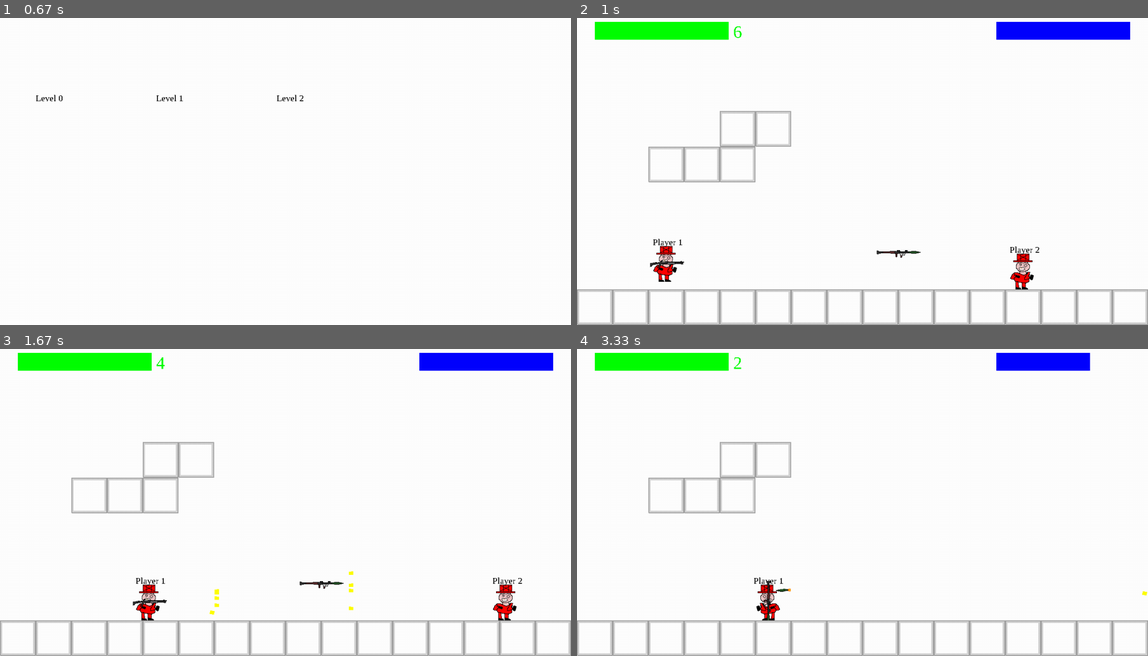
Above: before the commit, frames 1-4 (two rows, left to right).
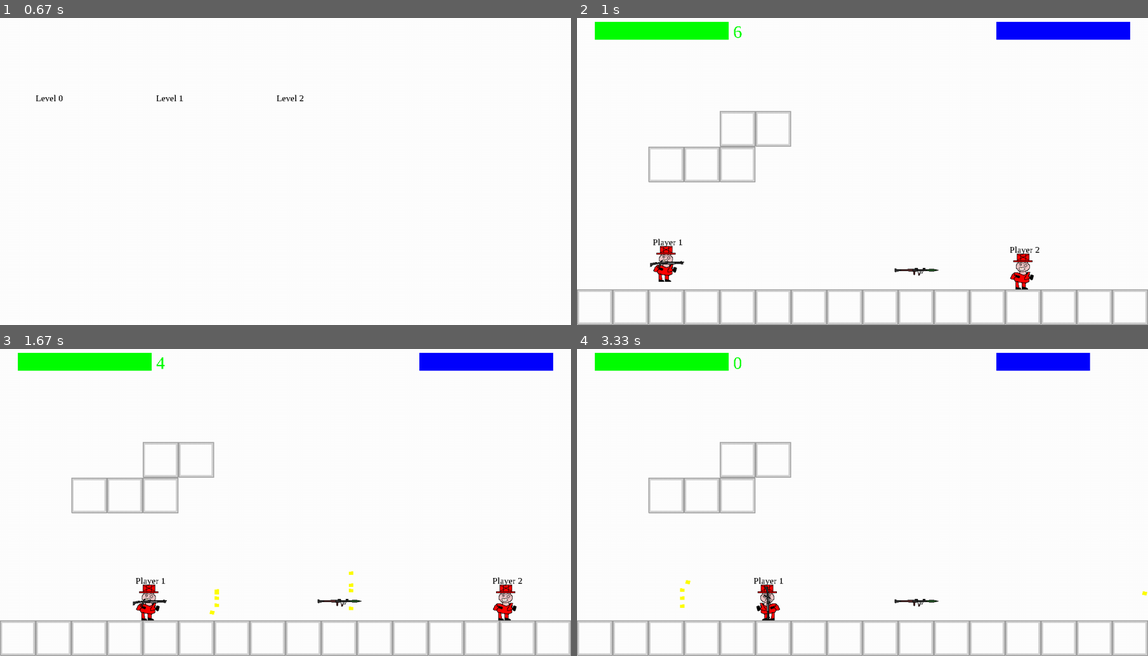
Above: after the commit, the same moments.

Repository: Me07111/Pygame-Platformer
Game: pygame game, started from Code/main.py
The game is run twice, just before and just after one commit, with the same random seed, the same clock (stepped at 60 frames per second) and the same inputs.
Inputs:
- Up to frame 1 (0.67 s): click "Play" at 0.38 s
- Up to frame 2 (1 s): click "Level 1" at 0.72 s
- Up to frame 3 (1.67 s): tap Space at 1, 1.4 s; hold Right from 1.33 s (still down); hold D from 1.33 s (still down)
- Up to frame 4 (3.33 s): tap Space at 1.7, 1.9, 2.23, 2.53, 2.73, 3.03, 3.3 s; release Right at 1.8 s; release D at 1.8 s; hold Up 1.83-2.13 s; hold W 1.83-2.13 s; hold Right 2.17-2.63 s; hold D 2.17-2.63 s; hold Left 2.67-3.2 s; hold A 2.67-3.2 s; hold Down from 3.23 s (still down); hold S from 3.23 s (still down)

Frame 1 is identical in both runs. In frame 2, 0.2% of the frame differs, in the area x 52-64%, y 75-84%; in frame 3, 0.2%; in frame 4, 0.3%, in the area x 18-64%, y 2-89%.

Commit message:
started making resulution scaling

Diff:
--- a/Code/bullet.py
+++ b/Code/bullet.py
@@ -1,8 +1,11 @@
 import pygame
+from config import scaleRect
 class Bullet(pygame.sprite.Sprite):
-    def __init__(self,speed,imagePath,pos,dir,gravityMultiplier,damage):
+    def __init__(self,speed,imagePath,pos,dir,gravityMultiplier,damage,height):
         super().__init__()
-        self.OrigImage = pygame.image.load(imagePath)
+        image = pygame.image.load(imagePath)
+        size = (image.get_rect().width,image.get_rect().height)
+        self.OrigImage = pygame.transform.scale(pygame.image.load(imagePath),scaleRect(height,size))
         self.image = self.OrigImage
         self.rect = self.image.get_rect()
         self.rect.center = pos
--- a/Code/config.py
+++ b/Code/config.py
@@ -8,7 +8,7 @@
     ["o","o","o","o","o","o","o","o","o","o","o","o","o","o","o","o"],
     ["o","o","o","o","o","o","o","o","o","o","o","o","o","o","o","o"],
     ["o","o","o","o","o","o","o","o","o","o","o","o","o","o","o","o"],
-    ["o","o","w2","o","o","o","o","o","o","w1","o","o","P","o","o","o"],
+    ["o","w2","o","o","o","o","o","o","o","w1","o","o","P","o","o","o"],
     ["x","x","x","x","x","x","x","x","x","x","x","x","x","x","x","x"]
     ],
     [
@@ -34,10 +34,6 @@
     ["x","x","x","x","x","x","x","x","x","x","x","x","x","x","x","x"]
     ]
 ]
-
-
-tileWidth = 80
-tileHeight = 80
 
 player1Mappings = [
 pygame.K_a,
@@ -217,3 +213,7 @@
     font = pygame.font.SysFont(fontType,size)
     image = pygame.font.Font.render(font,text,False,color,backGroundColor)
     surface.blit(image,pos)
+
+def scaleRect(height,rect):
+    scaler = height / 720
+    return (rect[0] * scaler, rect[1] * scaler)
--- a/Code/level.py
+++ b/Code/level.py
@@ -1,6 +1,6 @@
 import pygame
 from player import Character
-from config import maps,tileWidth,tileHeight,mappings,weapons
+from config import maps,mappings,weapons
 from platformBase import PlatformBase
 from weapon import Weapon
 from ui import Ui
@@ -153,7 +153,7 @@
         cellWidth = self.width/len(map[0])
         for i, row in enumerate(map):
             for j, cell in enumerate(row):
-                pos = pygame.math.Vector2(j*tileWidth,i*tileHeight)
+                pos = pygame.math.Vector2(j*cellWidth,i*cellHeight)
                 if(cell == "o"):
                     continue
                 elif(cell == "x"):
@@ -161,13 +161,14 @@
                     self.platforms.add(platform)
                 elif(cell == "P"):
                     if(playerAmount + 1 <= self.playerCount):
-                        playerPos = pygame.math.Vector2(pos.x + 40,pos.y + 40)
-                        player = Character(playerPos,self.screen,mappings[playerAmount],f"Player {len(self.players) + 1}")
+                        playerPos = pygame.math.Vector2(pos.x + cellWidth/2,pos.y + cellHeight/2)
+                        player = Character(playerPos,self.screen,mappings[playerAmount],f"Player {len(self.players) + 1}",self.height)
                         self.players.append(player)
                         playerAmount += 1
                 elif(cell[0] == "w"):
                     type = weapons[int(cell[len(cell)-1])]
-                    weapon = Weapon(type[0],type[1],False,pos,type[2],type[3],type[4],type[5],type[6],type[7],type[8],type[9],type[10],type[11],type[12],type[13])
+                    weaponPos = pygame.math.Vector2(pos.x + cellWidth/2,pos.y + cellHeight/2)
+                    weapon = Weapon(type[0],type[1],False,weaponPos,type[2],type[3],type[4],type[5],type[6],type[7],type[8],type[9],type[10],type[11],type[12],type[13],self.height)
                     self.onGroundWeapons.add(weapon)
 
     def closerToZero(self,numberToNegate,negateBy):
--- a/Code/main.py
+++ b/Code/main.py
@@ -4,8 +4,9 @@
 pygame.init()
 pygame.font.init()
 # Set up the drawing window
-width = 1280
-height = 720
+displayInfo = pygame.display.Info()
+width = displayInfo.current_w
+height = displayInfo.current_h
 screen = pygame.display.set_mode([width, height])
 clock = pygame.time.Clock()
 Framerate  = 60
--- a/Code/platformBase.py
+++ b/Code/platformBase.py
@@ -3,6 +3,6 @@
     def __init__(self,InPos,width,height,color,surface):
         super().__init__()
         self.color = color
-        self.image = pygame.image.load("Graphics/Platform.png")
+        self.image = pygame.transform.scale(pygame.image.load("Graphics/Platform.png"),(width,height))
         self.rect = self.image.get_rect()
         self.rect.topleft = InPos
--- a/Code/player.py
+++ b/Code/player.py
@@ -1,7 +1,7 @@
 import pygame
-from config import renderText
+from config import renderText,scaleRect
 class Character(pygame.sprite.Sprite):
-    def __init__(self,InPos,surface,keys,name):
+    def __init__(self,InPos,surface,keys,name,height):
         super().__init__()
         self.direction = pygame.math.Vector2(0,0)
         self.jumpSpeed = 10
@@ -11,7 +11,7 @@
         self.lastJumpTime = -self.jumpDelay
         self.speed = 400
         self.surface = surface
-        self.origImage = pygame.image.load("Graphics\Character.png")
+        self.origImage =pygame.transform.scale(pygame.image.load("Graphics\Character.png"),scaleRect(height,(60,80)))
         self.image = self.origImage
         self.rect = self.image.get_rect()
         print(self.rect)
@@ -28,6 +28,7 @@
         self.lookDir = pygame.Vector2(0,0)
         self.weapon = None
         self.name = name
+        self.height = height
 
     def takeDamage(self,damage):
         self.health -= damage
--- a/Code/weapon.py
+++ b/Code/weapon.py
@@ -1,11 +1,12 @@
 import pygame
 from bullet import Bullet
-import random
+from config import scaleRect
 class Weapon(pygame.sprite.Sprite):
-    def __init__(self,name,imagePath,isPickedUp,inPos,bulletSpeed,bulletImagePath,fireRate,bulletGravityMultipierl,damage,maxAmmo,isFullAuto,offsets,muzzleDist,angle,bulletAmount,soundPath):
+    def __init__(self,name,imagePath,isPickedUp,inPos,bulletSpeed,bulletImagePath,fireRate,bulletGravityMultipierl,damage,maxAmmo,isFullAuto,offsets,muzzleDist,angle,bulletAmount,soundPath,height):
         super().__init__()
         self.name = name
-        self.origImage = pygame.image.load(imagePath)
+        size = (pygame.image.load(imagePath).get_rect().width,pygame.image.load(imagePath).get_rect().height)
+        self.origImage = pygame.transform.scale(pygame.image.load(imagePath),scaleRect(height,size))
         self.image = self.origImage
         self.isPickedUp = isPickedUp
         self.rect = self.image.get_rect()
@@ -29,12 +30,13 @@
         self.angle = angle
         self.bulletAmount = bulletAmount
         self.sound = pygame.mixer.Sound(soundPath)
+        self.height = height
 
     def shoot(self,direction,level,gameTime,player):
         if(self.canShoot(gameTime)):
             for i in range(self.bulletAmount):
                 direction = pygame.Vector2.rotate(direction,-self.angle/4 + i*(self.angle/self.bulletAmount))
-                bullet = Bullet(self.bulletSpeed,self.bulletImagePath,self.getMuzzlePos(),direction,self.bulGravMul,self.damage)
+                bullet = Bullet(self.bulletSpeed,self.bulletImagePath,self.getMuzzlePos(),direction,self.bulGravMul,self.damage,player.height)
                 bullet.ignored = player
                 level.bullets.add(bullet)
                 self.lastTimeShot = gameTime
